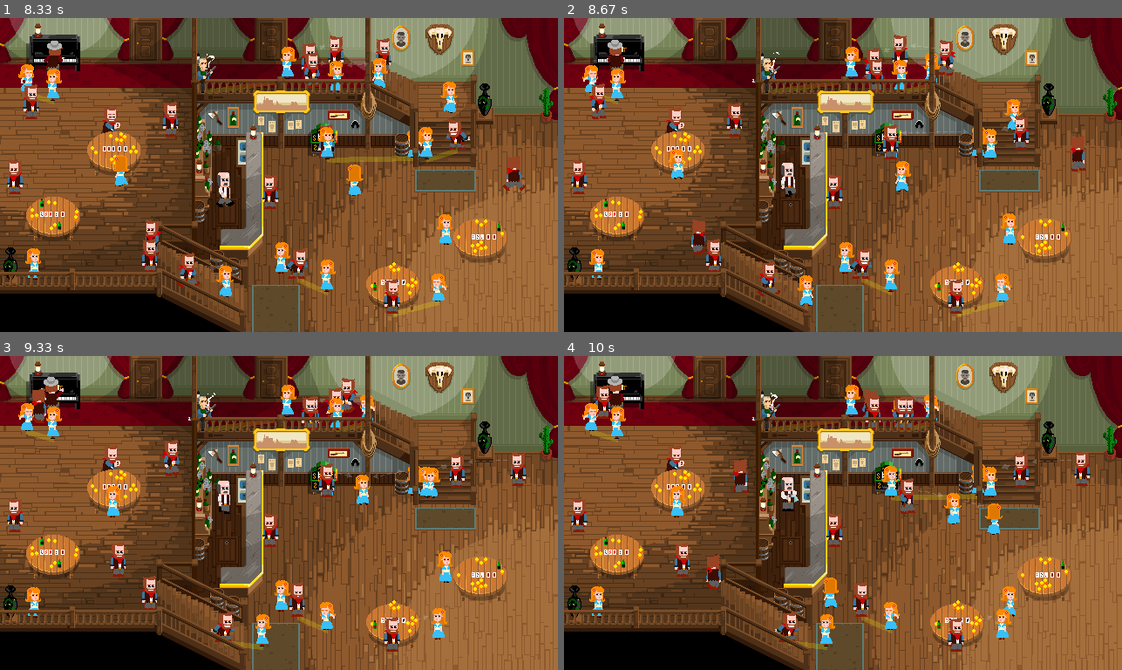
Above: before the commit, frames 1-4 (two rows, left to right).
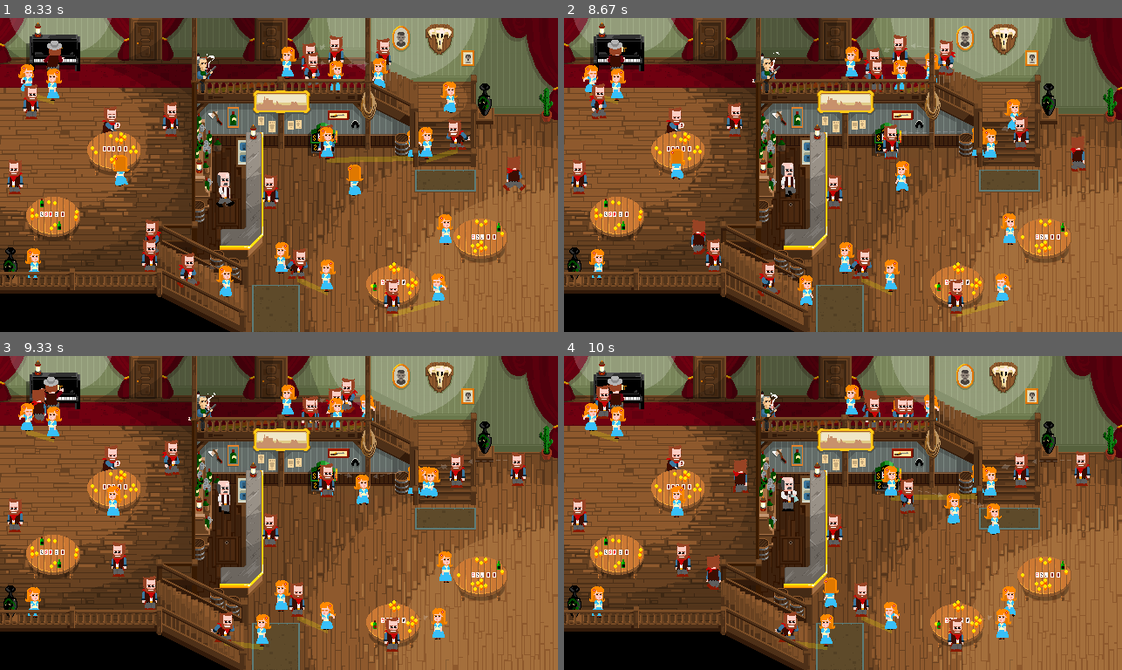
Above: after the commit, the same moments.

Repository: yboog/ragtime-rumble
Game: pygame game, started from drunkparanoia/drunkparanoia/__main__.py
Same seed, same stepped clock (60 frames per second), same inputs: the game is played once before the commit and once after it.
Inputs:
- Up to frame 1 (8.33 s): no input
- Up to frame 2 (8.67 s): no input
- Up to frame 3 (9.33 s): no input
- Up to frame 4 (10 s): no input

Frame 1 is identical in both runs. In frame 2, 0.1% of the frame differs, in the area x 18-22%, y 41-52%; in frame 3, 0.1%; in frame 4, 0.2%, in the area x 19-79%, y 46-70%.

Commit message:
Fix hard path pop at direction change

Diff:
--- a/drunkparanoia/drunkparanoia/__main__.py
+++ b/drunkparanoia/drunkparanoia/__main__.py
@@ -11,7 +11,7 @@
 pygame.init()
 screen = pygame.display.set_mode((640, 360), pygame.SCALED | pygame.FULLSCREEN)
 # screen = pygame.display.set_mode((640, 360), pygame.SCALED)
-screen = pygame.display.set_mode((640, 360))
+# screen = pygame.display.set_mode((640, 360))
 pygame.joystick.init()
 load_skins()
 load_main_resources()
--- a/drunkparanoia/drunkparanoia/pilot.py
+++ b/drunkparanoia/drunkparanoia/pilot.py
@@ -8,6 +8,7 @@
     def __init__(self, character, path):
         self.path = path
         self.character = character
+        self.need_change_direction = True
 
     def __next__(self):
         if not self.path:
@@ -25,10 +26,12 @@
         step = offset_point(self.character.coordinates.position, vector, speed)
         self.character.coordinates.position = step
 
-        inclination = self.character.scene.inclination_at(step)
-        direction_vector = vector[0] - inclination, vector[1]
-        direction = vector_to_direction(direction_vector)
-        self.character.direction = direction
+        if self.need_change_direction:
+            inclination = self.character.scene.inclination_at(step)
+            direction_vector = vector[0] - inclination, vector[1]
+            direction = vector_to_direction(direction_vector)
+            self.character.direction = direction
+            self.need_change_direction = False
         dist1 = distance(origin, self.path[0])
         dist2 = distance(self.character.coordinates.position, self.path[0])
         if dist1 > dist2 or not self.path:
@@ -38,10 +41,7 @@
         destination = self.path[0]
         origin = self.character.coordinates.position[:]
         self.character.coordinates.position = self.path.pop(0)[:]
-        vector = seg_to_vector(origin, destination)
-        inclination = self.character.scene.inclination_at(step)
-        direction_vector = vector[0] - inclination, vector[1]
-        self.character.direction = vector_to_direction(direction_vector)
+        self.need_change_direction = True
 
 
 class SmoothPathPilot:
